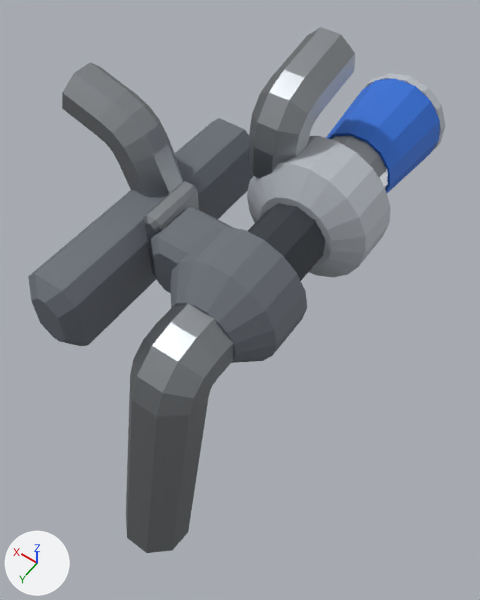
A saved change to the glTF model assets/parts/turbo/turbo_medium/ridgeback_4x4.glb.
Before and after are seen from a 50 mm lens placed at (-0.418, 0.34, 0.355), pointed at (-0.18, 0.006, -0.17). Arrows for +X, +Y and +Z are at lower left; the lights stay in place. The first picture is the older version. Where no turn or scale is listed for an object, it has been applied to the vertices. Vertices at exactly the same position are counted once.

In view in the first picture: 'model'.
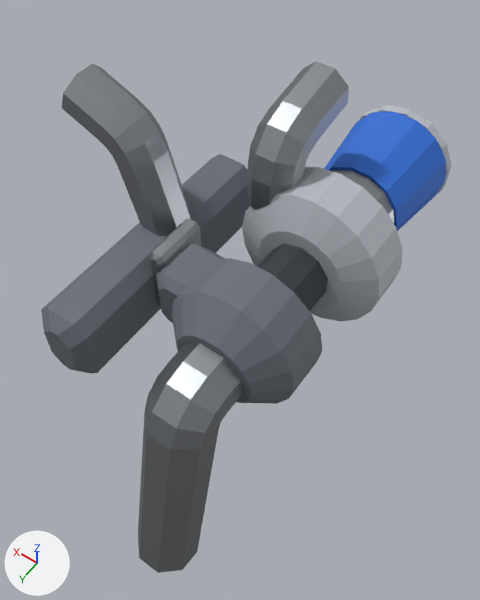
Where the change shows, as pixel boxes [x1, y1, x2, y2] in the pictures (480 x 600 px; the box of a moved part takes in the faces that stretch with it):
'model', reshaped, moved: before [28, 27, 446, 553]; after [41, 61, 451, 573]
part 1 of me_model, moved or reshaped: before [144, 181, 199, 277]; after [150, 219, 201, 307]
part 2 of me_model, moved or reshaped: before [326, 73, 446, 193]; after [324, 105, 451, 231]
part 3 of me_model, moved or reshaped: before [126, 303, 233, 553]; after [138, 343, 242, 573]
part 4 of me_model, moved or reshaped: before [151, 207, 233, 293]; after [156, 243, 225, 323]
part 5 of me_model, moved or reshaped: before [170, 226, 307, 363]; after [172, 258, 322, 404]
part 6 of me_model, moved or reshaped: before [28, 118, 253, 346]; after [41, 154, 251, 373]
part 7 of me_model, moved or reshaped: before [248, 203, 325, 281]; after [257, 244, 328, 311]
part 8 of me_model, moved or reshaped: before [247, 136, 390, 277]; after [242, 167, 402, 321]
part 9 of me_model, moved or reshaped: before [249, 27, 355, 179]; after [247, 61, 349, 210]
part 10 of me_model, moved or reshaped: before [62, 62, 183, 197]; after [62, 64, 192, 235]

The change, as a list of edits to the scene's bpy script:
```text
Change me_model:
    used by ob_model
    remove me_model.from_pydata(...)  # 610 vertices, 1152 faces; spans x -0.144..0.144, y -0.229..0.229, z -0.177..0.177
    add me_model.from_pydata(...)  # 610 vertices, 1152 faces; spans x -0.156..0.156, y -0.229..0.229, z -0.186..0.186
    me_model part 1: the loose piece of 34 vertices spanning x 0.005..0.023, y 0.001..0.061, z 0.0..0.08 is moved by (0.01, 0.0, -0.01)
    me_model part 2: the loose piece of 88 vertices spanning x -0.129..-0.032, y -0.229..-0.094, z 0.001..0.099 is scaled about its middle by (1.21, 1, 1.21), then moved by (0.002, 0.0, -0.01)
    me_model part 3: the loose piece of 58 vertices spanning x -0.11..-0.051, y 0.106..0.229, z -0.177..0.08 is moved by (0.002, 0.0, -0.01)
    me_model part 4: the loose piece of 34 vertices spanning x -0.059..0.007, y 0.016..0.076, z 0.01..0.075 is scaled about its middle by (1.07, 1, 1), then moved by (0.008, 0.0, -0.01)
    me_model part 5: the loose piece of 74 vertices spanning x -0.134..-0.027, y 0.031..0.111, z -0.003..0.103 is scaled about its middle by (1.21, 1, 1.21), then moved by (0.002, 0.0, -0.01)
    me_model part 6: the loose piece of 34 vertices spanning x 0.021..0.077, y -0.119..0.161, z -0.02..0.06 is moved by (0.01, 0.0, -0.01)
    me_model part 7: the loose piece of 22 vertices spanning x -0.111..-0.05, y -0.029..0.036, z 0.018..0.082 is moved by (0.002, 0.0, -0.01)
    me_model part 8: the loose piece of 82 vertices spanning x -0.144..-0.018, y -0.099..-0.024, z -0.013..0.113 is scaled about its middle by (1.21, 1, 1.21), then moved by (0.002, 0.0, -0.01)
    me_model part 9: 50 of 610 vertices moved; they spanned x -0.061..-0.013, y -0.144..-0.035, z 0.082..0.177 and now span x -0.05..-0.002, y -0.144..-0.035, z 0.079..0.18; mean shift (0.011, -0.001, 0.002); largest move (-0.027, -0.09, 0.119) -> (-0.016, -0.093, 0.123)
    me_model part 10: 50 of 610 vertices moved; they spanned x -0.006..0.144, y -0.023..0.025, z -0.061..0.15 and now span x 0.004..0.156, y -0.023..0.025, z -0.083..0.186; mean shift (0.01, 0.0, 0.023); largest move (0.144, 0.011, 0.104) -> (0.156, 0.011, 0.142)
    other edits to the shape of me_model do not show in these pictures
Change ob_model:
    ob_model.location: (-0.137, -0.001, -0.127) -> (-0.147, -0.001, -0.164)
```
